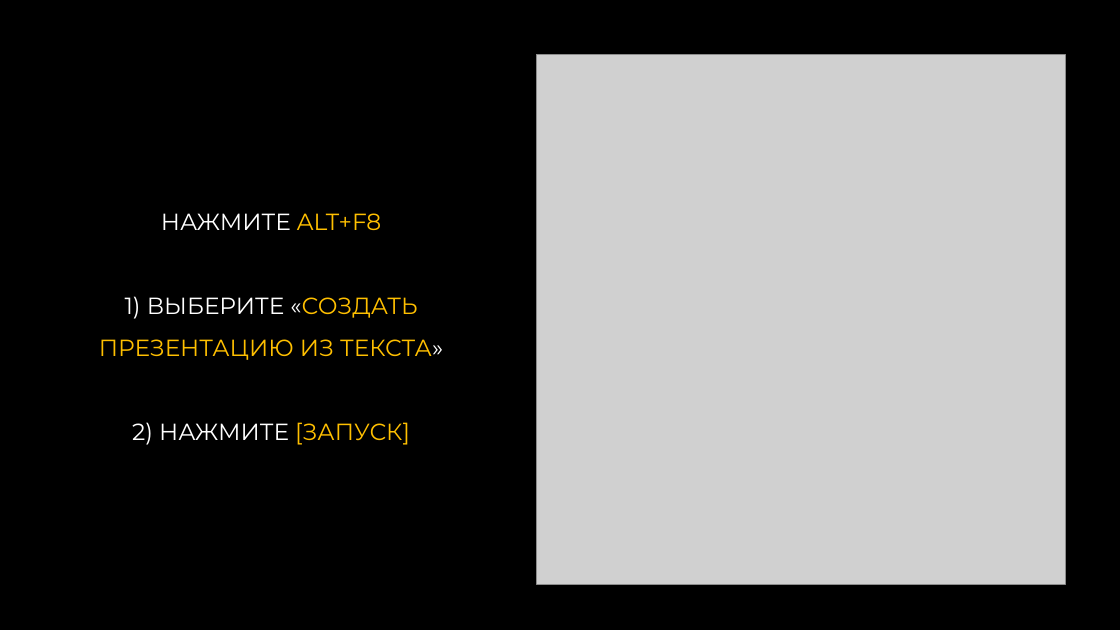
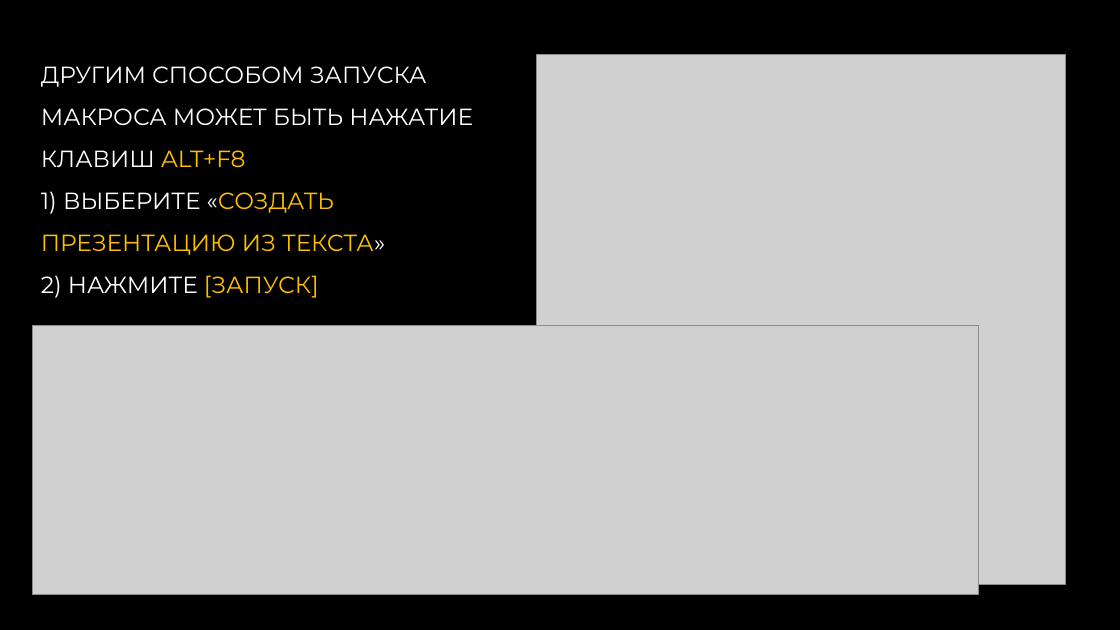
Before and after one commit to sirilgiz/alekseev, a slide deck: slide 4 of PowerPoint/Создание презентации по тексту/МАКРОС СОЗДАНИЕ ПРЕЗЕНТАЦИЙ ПО ТЕКСТУ v.2.pptm (slide 3 before the commit). Drawn at 1120x630 pixels with LibreOffice and Linux fonts; fonts in the diff are those of the drawing; grey boxes stand for pictures. Boxes give left, top, right and bottom in pixels: in the first picture for what was removed or moved away, otherwise in the second. Text is boxed around its words. In the diff, an @@ line names an element or a change of style, - is before the commit and + after.

```diff
--- a/PowerPoint/Создание презентации по тексту/МАКРОС СОЗДАНИЕ ПРЕЗЕНТАЦИЙ ПО ТЕКСТУ v.2.pptm
+++ b/PowerPoint/Создание презентации по тексту/МАКРОС СОЗДАНИЕ ПРЕЗЕНТАЦИЙ ПО ТЕКСТУ v.2.pptm
@@ title at (41,66,473,298): text changed; text colour #FFC000 to #FFFFFF @@
-НАЖМИТЕ ALT+F8
-1) ВЫБЕРИТЕ «СОЗДАТЬ ПРЕЗЕНТАЦИЮ ИЗ ТЕКСТА»
-2) НАЖМИТЕ [ЗАПУСК]
+ДРУГИМ СПОСОБОМ ЗАПУСКА МАКРОСА МОЖЕТ БЫТЬ НАЖАТИЕ КЛАВИШ ALT+F8
+1) ВЫБЕРИТЕ «СОЗДАТЬ ПРЕЗЕНТАЦИЮ ИЗ ТЕКСТА»
+2) НАЖМИТЕ [ЗАПУСК]
@@ picture added at (33,326,979,596) @@
```
Also in this commit, not shown: 10 other slides changed, 5 slides added, 1 other file.
